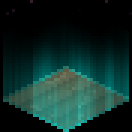
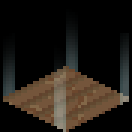
Layer changes from the first w=132, h=132 image to the second:
hid group "front line" (9 layers) over 3, 0, 132, 132
hid "frame-3" (1st of 2, in "tile_boundaries" › "front line") over 3, 0, 132, 132
"front": opacity 50% → 33% over 3, 0, 132, 132
hid "frame-3" (2nd of 2, in "tile_boundaries" › "front"), painted on it over 3, 0, 132, 132
added layer "Layer 11" in group "front" over 54, 33, 66, 132
showed "frame-1" (2nd of 2, in "tile_boundaries" › "front"), painted on it over 3, 0, 132, 132
hid group "back line" (9 layers) over 3, 0, 132, 132
hid "frame-3 copy" (in "tile_boundaries" › "back line") over 3, 0, 132, 132
"back": opacity 50% → 33% over 3, 0, 132, 132
removed layer "frame-3 copy" (2nd of 2, in "tile_boundaries" › "back") from group "back" over 3, 0, 132, 132
added layer "Layer 11 copy" in group "back" over 3, 9, 15, 99
added layer "frame-1 copy 2" in group "back" over 66, 12, 78, 99
painted on "Layer 3 copy" over 6, 0, 132, 15
